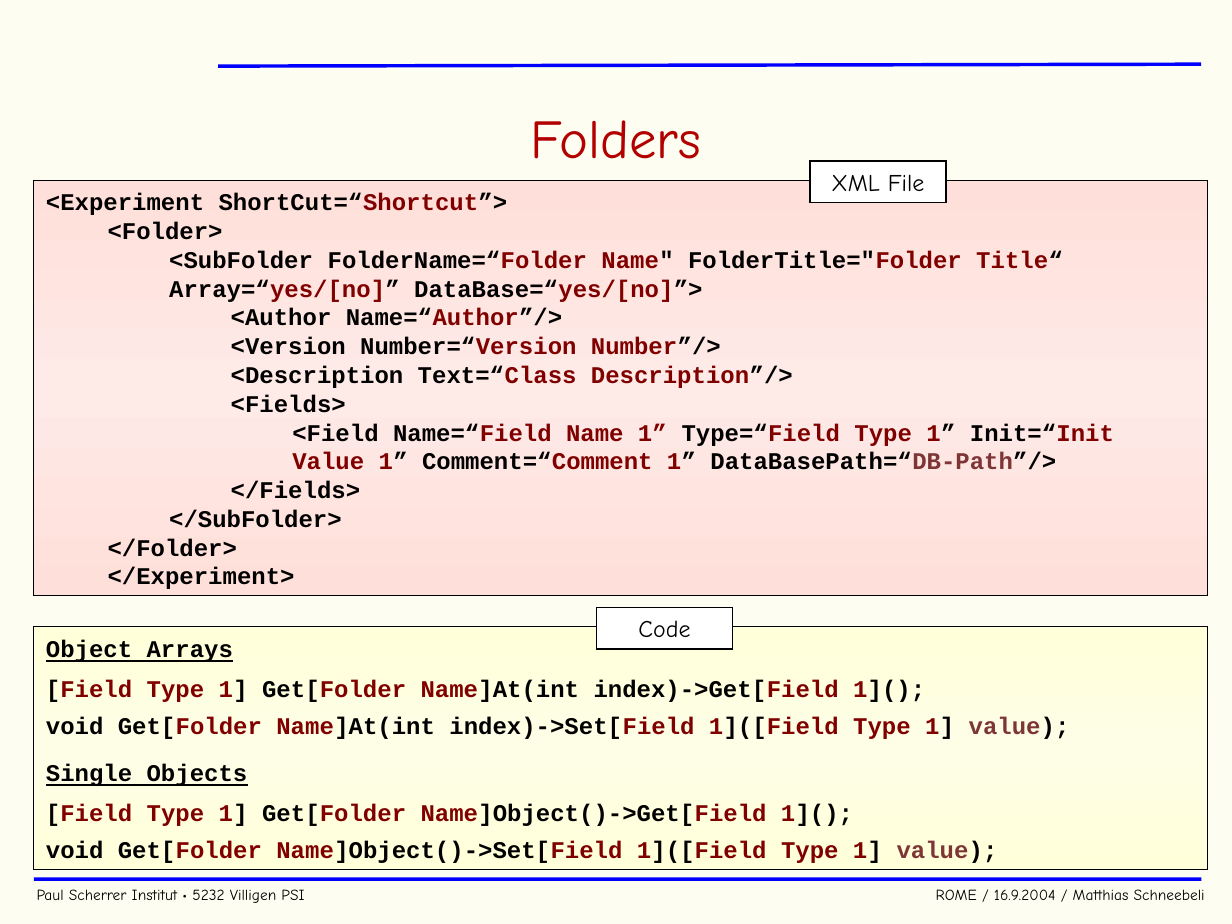
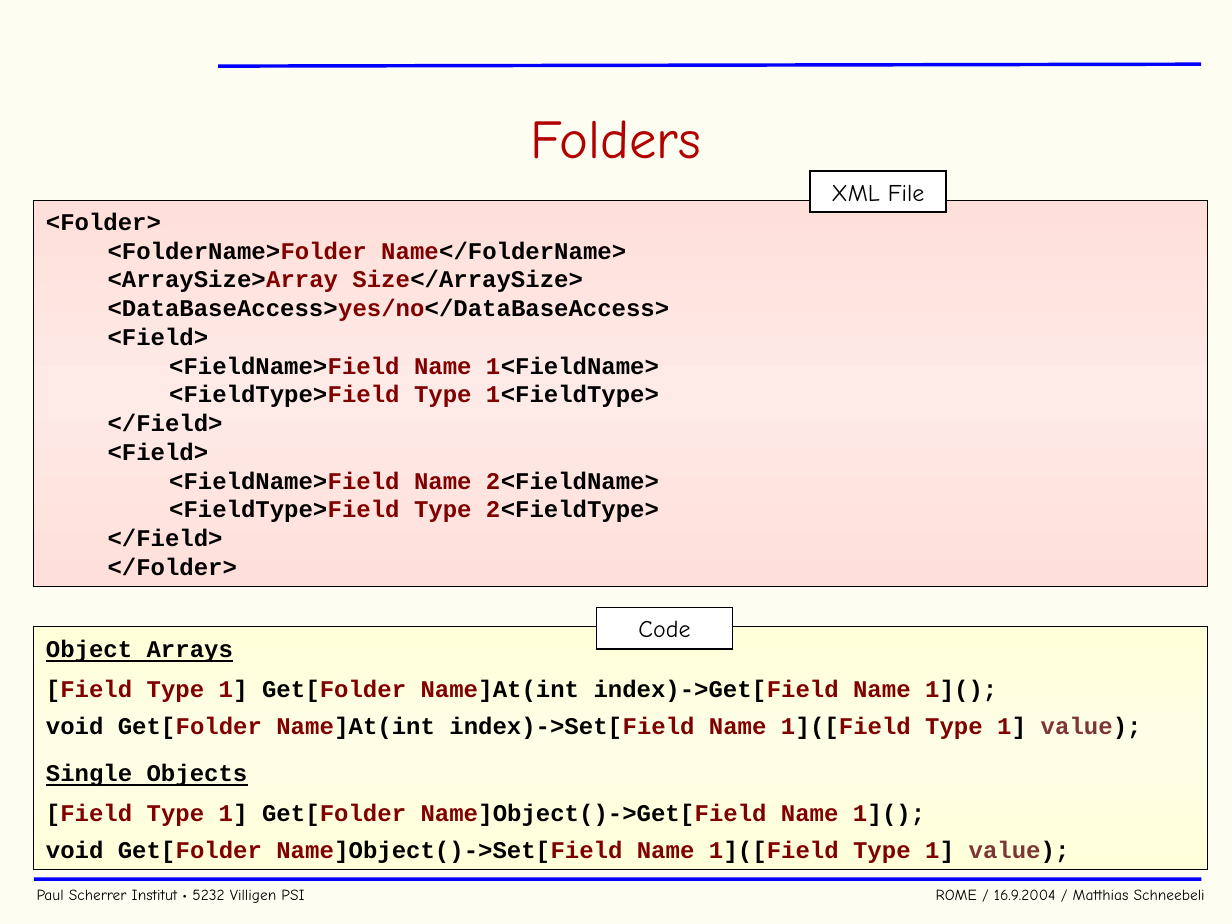
Before and after one commit to cjpl/rome, a slide deck: slide 17 of documentation/ROME.ppt. Drawn at 1232x924 pixels with LibreOffice and Linux fonts; fonts in the diff are those of the drawing; background and template pictures are left out. Boxes give left, top, right and bottom in pixels: in the first picture for what was removed or moved away, otherwise in the second. Text is boxed around its words. In the diff, an @@ line names an element or a change of style, - is before the commit and + after.

```diff
--- a/documentation/ROME.ppt
+++ b/documentation/ROME.ppt
@@ rectangle "XML File": place and size @@
-rectangle "XML File" at (809,161,945,203)
+rectangle "XML File" at (809,171,945,213)
@@ rectangle "<Folder>": place and size @@
-rectangle "<Folder>" at (33,181,1207,596)
+rectangle "<Folder>" at (33,200,1207,586)
@@ text in rectangle at (46,193,508,215): paragraph removed @@
-<Experiment ShortCut=“Shortcut”>
@@ text in rectangle at (46,212,237,576): list level 2 to 1 in "<Folder>"; list level 2 to 1 in "</Folder>" @@
@@ text in rectangle at (108,241,670,547): text changed @@
-    <SubFolder FolderName=“Folder Name" FolderTitle="Folder Title“ Array=“yes/[no]” DataBase=“yes/[no]”>
-      <Author Name=“Author”/>
-      <Version Number=“Version Number”/>
-      <Description Text=“Class Description”/>
-      <Fields>
-        <Field Name=“Field Name 1” Type=“Field Type 1” Init=“Init Value 1” Comment=“Comment 1” DataBasePath=“DB-Path”/>
-      </Fields>
-    </SubFolder>
+  <FolderName>Folder Name</FolderName>
+  <ArraySize>Array Size</ArraySize>
+  <DataBaseAccess>yes/no</DataBaseAccess>
+  <Field>
+    <FieldName>Field Name 1<FieldName>
+    <FieldType>Field Type 1<FieldType>
+  </Field>
+  <Field>
+    <FieldName>Field Name 2<FieldName>
+    <FieldType>Field Type 2<FieldType>
+  </Field>
@@ text in rectangle at (108,567,295,589): paragraph removed @@
-</Experiment>
@@ text in rectangle at (46,680,1142,739): text changed @@
-[Field Type 1] Get[Folder Name]At(int index)->Get[Field 1]();
-void Get[Folder Name]At(int index)->Set[Field 1]([Field Type 1] value);
+[Field Type 1] Get[Folder Name]At(int index)->Get[Field Name 1]();
+void Get[Folder Name]At(int index)->Set[Field Name 1]([Field Type 1] value);
@@ text in rectangle at (46,804,1070,863): text changed; text colour #000000 to #800000 @@
-[Field Type 1] Get[Folder Name]Object()->Get[Field 1]();
-void Get[Folder Name]Object()->Set[Field 1]([Field Type 1] value);
+[Field Type 1] Get[Folder Name]Object()->Get[Field Name 1]();
+void Get[Folder Name]Object()->Set[Field Name 1]([Field Type 1] value);
```
Also in this commit, not shown: 11 other slides changed, 1 slide added.
